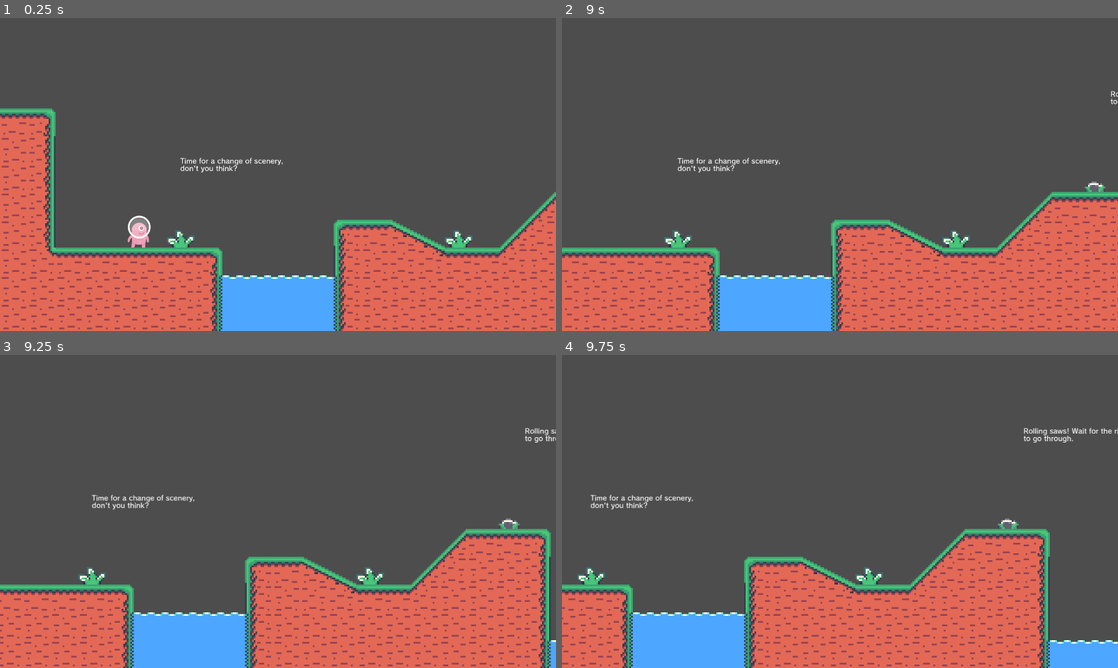
Above: before the commit, frames 1-4 (two rows, left to right).
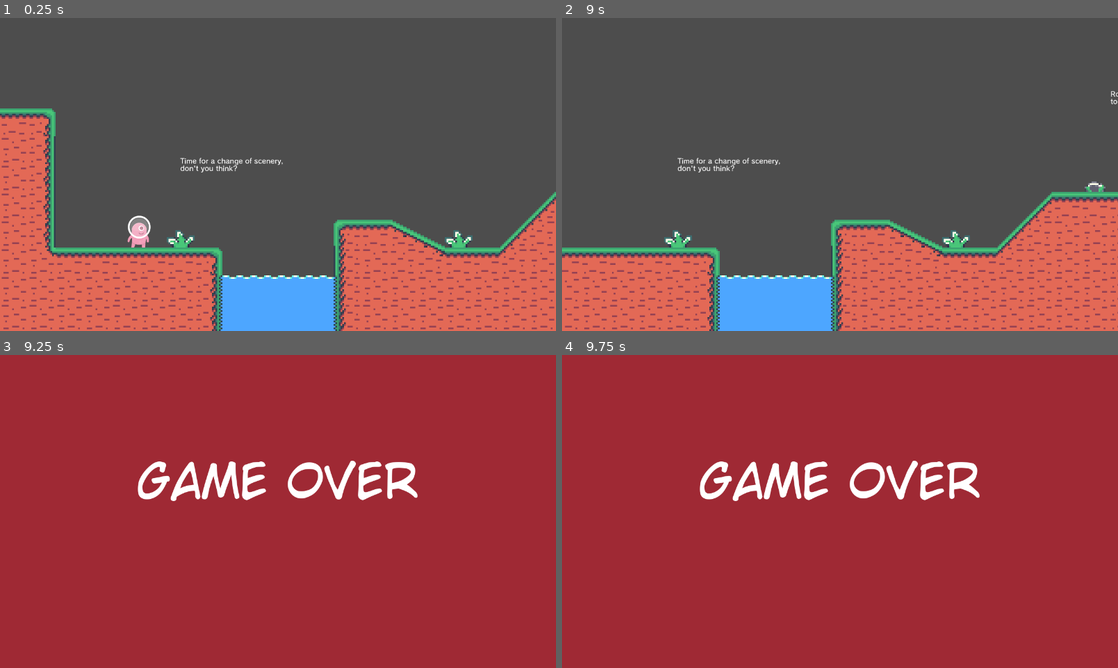
Above: after the commit, the same moments.

Repository: ferupk/CSUI-GD-tutorial-4
Game: Godot game, scene res://scenes/Level2.tscn
Two runs of this game, one before a commit and one after it. Both use one fixed random seed, a clock stepped at 60 frames per second and the inputs below. This scene is started directly instead of the project's main scene.
Inputs:
- Up to frame 1 (0.25 s): no input
- Up to frame 2 (9 s): tap Enter at 0.5 s; hold Right (right) 0.53-2.03 s; tap F every 0.75 s from 0.6 to 8.85 s; tap Space (jump) at 0.77, 1.52, 3.02, 3.77, 4.52, 6.02, 6.77, 7.52 s; hold A (left) 2.03-2.78 s; hold Right (right) 2.78-4.28 s; hold A (left) 4.28-5.03 s; hold Right (right) 5.03-5.78 s; hold A (left) 5.78-7.28 s; hold Right (right) from 7.28 s (still down)
- Up to frame 3 (9.25 s): keep holding Right (right); tap Space (jump) at 9.02 s
- Up to frame 4 (9.75 s): release Right (right) at 9.53 s; hold A (left) from 9.53 s (still down); tap F at 9.6 s

Frames 1-2 are identical in both runs. In frame 3, 100% of the frame differs, in the area x 0-100%, y 0-100%; in frame 4, 100%.

Commit message:
Project restructuring

Diff:
--- a/Global.gd
+++ b/Global.gd
@@ -1,4 +1,3 @@
 extends Node
 
-var current_level = "Level1"
 var lives = 3
--- a/scenes/Level1.tscn
+++ b/scenes/Level1.tscn
@@ -1,15 +1,15 @@
 [gd_scene load_steps=11 format=4 uid="uid://yqmk0vpvnyxr"]
 
-[ext_resource type="PackedScene" uid="uid://bc2fujtl13g10" path="res://scenes/player/Player.tscn" id="1"]
-[ext_resource type="Texture2D" uid="uid://cluh2ekc38ktx" path="res://assets/kenney_platformerpack/Spritesheets/spritesheet_gr_dirt.png" id="2_la3nk"]
-[ext_resource type="PackedScene" uid="uid://b1mt0bxm8wg2b" path="res://scenes/utils/SceneChanger.tscn" id="3_fttfb"]
-[ext_resource type="Texture2D" uid="uid://c2elrwhkhqssr" path="res://assets/spritesheet_gr_dirt_ALT.png" id="3_p5ewe"]
-[ext_resource type="Texture2D" uid="uid://chgqimvh7rdh6" path="res://assets/Familiar Looking Rocket.png" id="4_3hmll"]
-[ext_resource type="PackedScene" uid="uid://b8ht7fx7phrhf" path="res://scenes/spawners/FishSpawner.tscn" id="6_m1pnx"]
-[ext_resource type="PackedScene" uid="uid://bdgufxoe5wk41" path="res://scenes/LifeCounter.tscn" id="7_ung30"]
+[ext_resource type="PackedScene" uid="uid://bc2fujtl13g10" path="res://scenes/objects/Player.tscn" id="1_ws381"]
+[ext_resource type="Texture2D" uid="uid://cluh2ekc38ktx" path="res://assets/kenney_platformerpack/Spritesheets/spritesheet_gr_dirt.png" id="2_50ub5"]
+[ext_resource type="Texture2D" uid="uid://c2elrwhkhqssr" path="res://assets/spritesheet_gr_dirt_ALT.png" id="3_dq74p"]
+[ext_resource type="PackedScene" uid="uid://b8ht7fx7phrhf" path="res://scenes/objects/FishSpawner.tscn" id="4_kpy6k"]
+[ext_resource type="PackedScene" uid="uid://b1mt0bxm8wg2b" path="res://scenes/utils/SceneChanger.tscn" id="5_wt240"]
+[ext_resource type="Texture2D" uid="uid://chgqimvh7rdh6" path="res://assets/Familiar Looking Rocket.png" id="6_72mcq"]
+[ext_resource type="PackedScene" uid="uid://bdgufxoe5wk41" path="res://scenes/gui/LifeCounter.tscn" id="7_7fidl"]
 
 [sub_resource type="TileSetAtlasSource" id="TileSetAtlasSource_bp4ro"]
-texture = ExtResource("2_la3nk")
+texture = ExtResource("2_50ub5")
 texture_region_size = Vector2i(128, 128)
 0:0/0 = 0
 0:0/0/physics_layer_0/polygon_0/points = PackedVector2Array(-64, -64, 64, -64, 64, 64, -64, 64)
@@ -78,7 +78,7 @@
 
 [node name="Level1" type="Node2D"]
 
-[node name="Player" parent="." instance=ExtResource("1")]
+[node name="Player" parent="." instance=ExtResource("1_ws381")]
 position = Vector2(320, 281)
 collision_layer = 3
 collision_mask = 3
@@ -91,15 +91,15 @@
 
 [node name="Spawners" type="Node" parent="."]
 
-[node name="FishSpawner" parent="Spawners" instance=ExtResource("6_m1pnx")]
+[node name="FishSpawner" parent="Spawners" instance=ExtResource("4_kpy6k")]
 position = Vector2(2497, -394)
 spawn_range = 640
 
-[node name="FishSpawner2" parent="Spawners" instance=ExtResource("6_m1pnx")]
+[node name="FishSpawner2" parent="Spawners" instance=ExtResource("4_kpy6k")]
 position = Vector2(7101, -467)
 spawn_range = 704
 
-[node name="RocketGoal" parent="." instance=ExtResource("3_fttfb")]
+[node name="RocketGoal" parent="." instance=ExtResource("5_wt240")]
 position = Vector2(8416, -10)
 scale = Vector2(1, 2)
 scene_name = "Level2"
@@ -158,4 +158,4 @@
 
 [node name="CanvasLayer" type="CanvasLayer" parent="."]
 
-[node name="LifeCounter" parent="CanvasLayer" instance=ExtResource("7_ung30")]
+[node name="LifeCounter" parent="CanvasLayer" instance=ExtResource("7_7fidl")]
--- a/scenes/Level2.tscn
+++ b/scenes/Level2.tscn
@@ -1,8 +1,8 @@
 [gd_scene load_steps=8 format=4 uid="uid://blcfbk7gt6ut4"]
 
-[ext_resource type="PackedScene" uid="uid://bc2fujtl13g10" path="res://scenes/player/Player.tscn" id="1_25qal"]
+[ext_resource type="PackedScene" uid="uid://bc2fujtl13g10" path="res://scenes/objects/Player.tscn" id="1_25qal"]
 [ext_resource type="Texture2D" uid="uid://ce3cnsg6oo47k" path="res://assets/Thanshuny-Wolf Platformer Tilemap.png" id="2_nuwn7"]
-[ext_resource type="PackedScene" uid="uid://cwwi0q43m4y78" path="res://scenes/spawners/SawSpawner.tscn" id="3_4qsy5"]
+[ext_resource type="PackedScene" uid="uid://cwwi0q43m4y78" path="res://scenes/objects/SawSpawner.tscn" id="3_4qsy5"]
 [ext_resource type="PackedScene" uid="uid://b1mt0bxm8wg2b" path="res://scenes/utils/SceneChanger.tscn" id="4_antf6"]
 [ext_resource type="Texture2D" uid="uid://chgqimvh7rdh6" path="res://assets/Familiar Looking Rocket.png" id="5_g0tbl"]
 
--- a/scenes/LoseScreen.gd
+++ /dev/null
@@ -1,7 +0,0 @@
-extends Node2D
-
-
-# Called when the node enters the scene tree for the first time.
-func _ready() -> void:
-	await get_tree().create_timer(3).timeout
-	get_tree().change_scene_to_file(str("res://scenes/" + Global.current_level + ".tscn"))
--- a/scenes/LoseScreen.tscn
+++ /dev/null
@@ -1,12 +0,0 @@
-[gd_scene load_steps=3 format=3 uid="uid://bwqfrybhm356q"]
-
-[ext_resource type="Texture2D" uid="uid://bi5p7hlw4wlhv" path="res://assets/dead.jpg" id="1"]
-[ext_resource type="Script" path="res://scenes/LoseScreen.gd" id="1_8xfnj"]
-
-[node name="LoseScreen" type="Node2D"]
-script = ExtResource("1_8xfnj")
-
-[node name="Sprite2D" type="Sprite2D" parent="."]
-position = Vector2(640, 359.5)
-scale = Vector2(0.914286, 0.684762)
-texture = ExtResource("1")
--- a/scenes/MainMenu.tscn
+++ b/scenes/MainMenu.tscn
@@ -2,7 +2,7 @@
 
 [ext_resource type="FontFile" uid="uid://g0e4g4332ft0" path="res://assets/fonts/CC Wild Words Roman.ttf" id="1_5bd0t"]
 [ext_resource type="FontFile" uid="uid://cth60gqdxo73p" path="res://assets/fonts/continuum bold.ttf" id="2_allxg"]
-[ext_resource type="Script" path="res://scenes/SceneButton.gd" id="3_n47w1"]
+[ext_resource type="Script" path="res://scenes/scripts/SceneButton.gd" id="3_n47w1"]
 [ext_resource type="Texture2D" uid="uid://dhsqj8dybb7fq" path="res://assets/kenney_platformerpack/Spritesheets/spritesheet_alien.png" id="3_yfq11"]
 
 [sub_resource type="AtlasTexture" id="AtlasTexture_g7qyu"]
--- a/scenes/LifeCounter.tscn
+++ b/scenes/gui/LifeCounter.tscn
@@ -1,6 +1,6 @@
 [gd_scene load_steps=2 format=3 uid="uid://bdgufxoe5wk41"]
 
-[ext_resource type="Script" path="res://scenes/LifeCounter.gd" id="1_mcbr2"]
+[ext_resource type="Script" path="res://scenes/scripts/LifeCounter.gd" id="1_mcbr2"]
 
 [node name="LifeCounter" type="MarginContainer"]
 
--- a/scenes/obstacles/Fish.tscn
+++ b/scenes/objects/Fish.tscn
@@ -1,7 +1,7 @@
 [gd_scene load_steps=5 format=3 uid="uid://c07ekl6lwxi2u"]
 
 [ext_resource type="Texture2D" uid="uid://bivk5n8i3vnqc" path="res://assets/kenney_platformerpack/PNG/Enemies/fishBlue.png" id="1_csds5"]
-[ext_resource type="Script" path="res://scenes/obstacles/Fish.gd" id="1_f2tcm"]
+[ext_resource type="Script" path="res://scenes/scripts/Fish.gd" id="1_f2tcm"]
 
 [sub_resource type="CapsuleShape2D" id="CapsuleShape2D_dvj5x"]
 radius = 31.0
--- a/scenes/spawners/FishSpawner.tscn
+++ b/scenes/objects/FishSpawner.tscn
@@ -1,8 +1,8 @@
 [gd_scene load_steps=4 format=3 uid="uid://b8ht7fx7phrhf"]
 
-[ext_resource type="Script" path="res://scenes/spawners/RandomSpawner.gd" id="1_3r2c1"]
+[ext_resource type="Script" path="res://scenes/scripts/RandomSpawner.gd" id="1_3r2c1"]
 [ext_resource type="Texture2D" uid="uid://hp3lkv6hxxmx" path="res://assets/Spawner Guide.png" id="2_oxt1i"]
-[ext_resource type="PackedScene" uid="uid://c07ekl6lwxi2u" path="res://scenes/obstacles/Fish.tscn" id="2_uos50"]
+[ext_resource type="PackedScene" uid="uid://c07ekl6lwxi2u" path="res://scenes/objects/Fish.tscn" id="2_uos50"]
 
 [node name="FishSpawner" type="Node2D"]
 script = ExtResource("1_3r2c1")
--- a/scenes/player/Player.tscn
+++ b/scenes/objects/Player.tscn
@@ -1,8 +1,8 @@
 [gd_scene load_steps=9 format=3 uid="uid://bc2fujtl13g10"]
 
-[ext_resource type="Script" path="res://scenes/player/Player.gd" id="1_xsgpf"]
+[ext_resource type="Script" path="res://scenes/scripts/Player.gd" id="1_xsgpf"]
 [ext_resource type="Texture2D" uid="uid://dhsqj8dybb7fq" path="res://assets/kenney_platformerpack/Spritesheets/spritesheet_alien.png" id="2"]
-[ext_resource type="Script" path="res://scenes/player/PlayerCamera.gd" id="3_u8esg"]
+[ext_resource type="Script" path="res://scenes/scripts/PlayerCamera.gd" id="3_u8esg"]
 
 [sub_resource type="RectangleShape2D" id="1"]
 size = Vector2(52.924, 76.884)
--- a/scenes/obstacles/Saw.tscn
+++ b/scenes/objects/Saw.tscn
@@ -1,6 +1,6 @@
 [gd_scene load_steps=5 format=3 uid="uid://bd3tws38d5fc5"]
 
-[ext_resource type="Script" path="res://scenes/obstacles/Saw.gd" id="1_pvrl6"]
+[ext_resource type="Script" path="res://scenes/scripts/Saw.gd" id="1_pvrl6"]
 [ext_resource type="Texture2D" uid="uid://dvv3mspleuvvy" path="res://assets/kenney_platformerpack/PNG/Enemies/saw.png" id="2_tjcg4"]
 
 [sub_resource type="CircleShape2D" id="CircleShape2D_fbam4"]
--- /dev/null
+++ b/scenes/objects/SawSpawner.tscn
@@ -0,0 +1,14 @@
+[gd_scene load_steps=4 format=3 uid="uid://cwwi0q43m4y78"]
+
+[ext_resource type="Script" path="res://scenes/scripts/StaticSpawner.gd" id="1_08v6g"]
+[ext_resource type="PackedScene" uid="uid://bd3tws38d5fc5" path="res://scenes/objects/Saw.tscn" id="2_arsyc"]
+[ext_resource type="Texture2D" uid="uid://c44shqbh652sr" path="res://assets/kenney_platformerpack/PNG/Tiles/window.png" id="3_s4sb2"]
+
+[node name="SawSpawner" type="Node2D"]
+script = ExtResource("1_08v6g")
+obstacle = ExtResource("2_arsyc")
+
+[node name="SpawnerGuide" type="Sprite2D" parent="."]
+z_index = -1
+scale = Vector2(0.6, 0.6)
+texture = ExtResource("3_s4sb2")
--- a/scenes/utils/SceneChanger.gd
+++ b/scenes/scripts/SceneChanger.gd
@@ -8,9 +8,7 @@
 	if body.get_name() == "Player":
 		if current_scene == scene_name:
 			Global.lives -= 1
-		if self.get_name() == "RocketGoal" and scene_name.begins_with("Level"):
-			Global.current_level = scene_name
 		if Global.lives == 0:
-			get_tree().change_scene_to_file("res://scenes/Game Over.tscn")
+			get_tree().change_scene_to_file("res://scenes/GameOver.tscn")
 		else:
 			get_tree().change_scene_to_file("res://scenes/" + scene_name + ".tscn")
--- a/scenes/spawners/SawSpawner.tscn
+++ /dev/null
@@ -1,14 +0,0 @@
-[gd_scene load_steps=4 format=3 uid="uid://cwwi0q43m4y78"]
-
-[ext_resource type="Script" path="res://scenes/spawners/StaticSpawner.gd" id="1_h50th"]
-[ext_resource type="Texture2D" uid="uid://c44shqbh652sr" path="res://assets/kenney_platformerpack/PNG/Tiles/window.png" id="1_v1dxn"]
-[ext_resource type="PackedScene" uid="uid://bd3tws38d5fc5" path="res://scenes/obstacles/Saw.tscn" id="2_tc5w8"]
-
-[node name="SawSpawner" type="Node2D"]
-script = ExtResource("1_h50th")
-obstacle = ExtResource("2_tc5w8")
-
-[node name="SpawnerGuide" type="Sprite2D" parent="."]
-z_index = -1
-scale = Vector2(0.6, 0.6)
-texture = ExtResource("1_v1dxn")
--- a/scenes/utils/SceneChanger.tscn
+++ b/scenes/utils/SceneChanger.tscn
@@ -1,6 +1,6 @@
 [gd_scene load_steps=3 format=3 uid="uid://b1mt0bxm8wg2b"]
 
-[ext_resource type="Script" path="res://scenes/utils/SceneChanger.gd" id="1_th7i4"]
+[ext_resource type="Script" path="res://scenes/scripts/SceneChanger.gd" id="1_th7i4"]
 
 [sub_resource type="RectangleShape2D" id="RectangleShape2D_ycvu7"]
 size = Vector2(64, 64)
Not shown: 2 places in scenes/GameOver.tscn that only renumber resources
Not shown: 2 places in scenes/Level1.tscn that only renumber resources
Not shown: 1 places in scenes/WinScreen.tscn that only renumber resources
Renamed: scenes/obstacles/Fish.gd -> scenes/scripts/Fish.gd
Renamed: scenes/LifeCounter.gd -> scenes/scripts/LifeCounter.gd
Renamed: scenes/player/Player.gd -> scenes/scripts/Player.gd
Renamed: scenes/player/PlayerCamera.gd -> scenes/scripts/PlayerCamera.gd
Renamed: scenes/spawners/RandomSpawner.gd -> scenes/scripts/RandomSpawner.gd
Renamed: scenes/obstacles/Saw.gd -> scenes/scripts/Saw.gd
Renamed: scenes/SceneButton.gd -> scenes/scripts/SceneButton.gd
Renamed: scenes/spawners/StaticSpawner.gd -> scenes/scripts/StaticSpawner.gd
